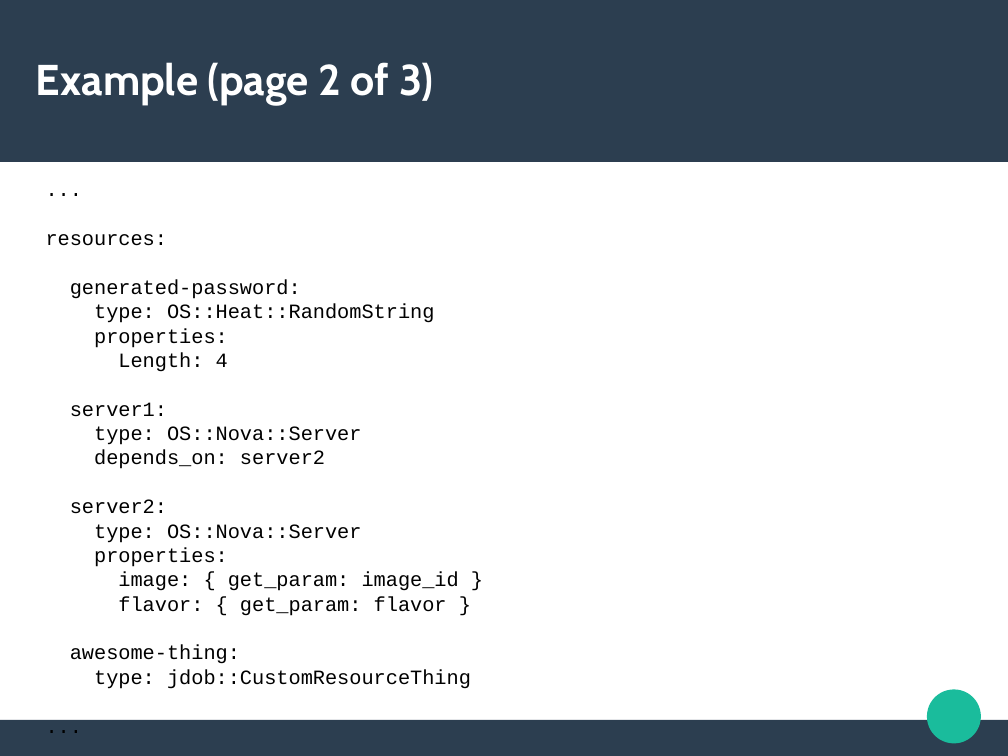
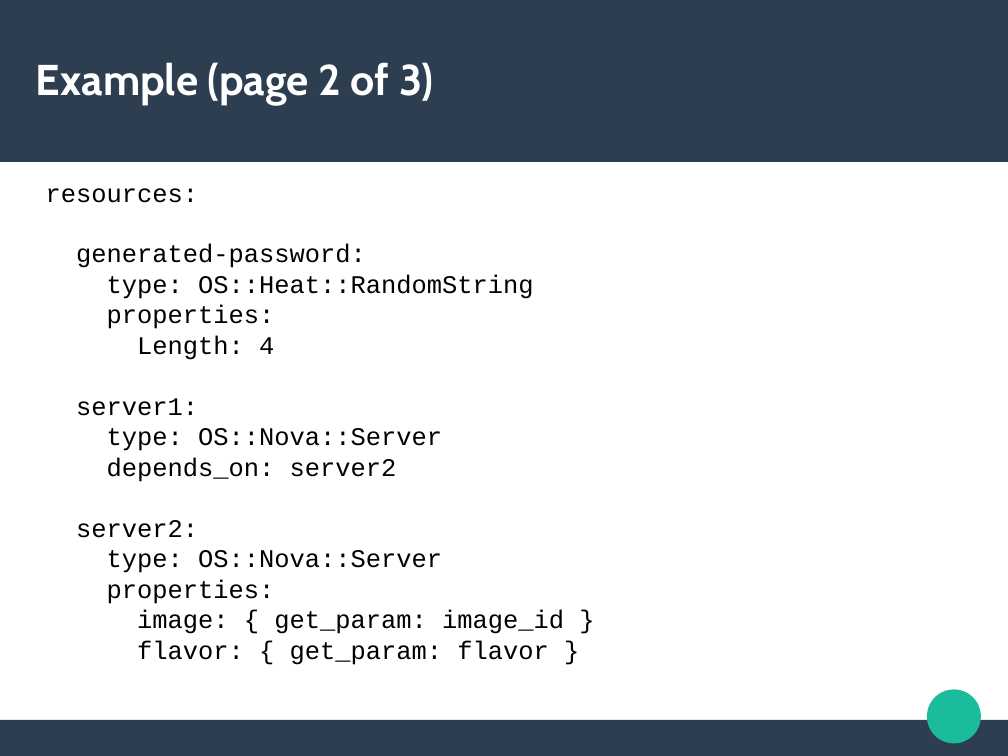
Before and after one commit to jdob/kukri, a slide deck: slide 17 of presentations/devconf-2016/devconf-2016.odp. Drawn at 1008x756 pixels with LibreOffice and Linux fonts; fonts in the diff are those of the drawing. Boxes give left, top, right and bottom in pixels: in the first picture for what was removed or moved away, otherwise in the second. Text is boxed around its words. In the diff, an @@ line names an element or a change of style, - is before the commit and + after.

Commit message:
Tweaks to fonts for readability

```diff
--- a/presentations/devconf-2016/devconf-2016.odp
+++ b/presentations/devconf-2016/devconf-2016.odp
@@ text at box(46, 188, 564, 665): paragraph removed @@
-...
@@ text "resources:" at box(46, 188, 564, 665): size 16 to 20 pt @@
@@ text at box(70, 645, 471, 689): paragraphs removed @@
-awesome-thing:
-type: jdob::CustomResourceThing
-...
```
Also in this commit, not shown: 2 other slides changed.
